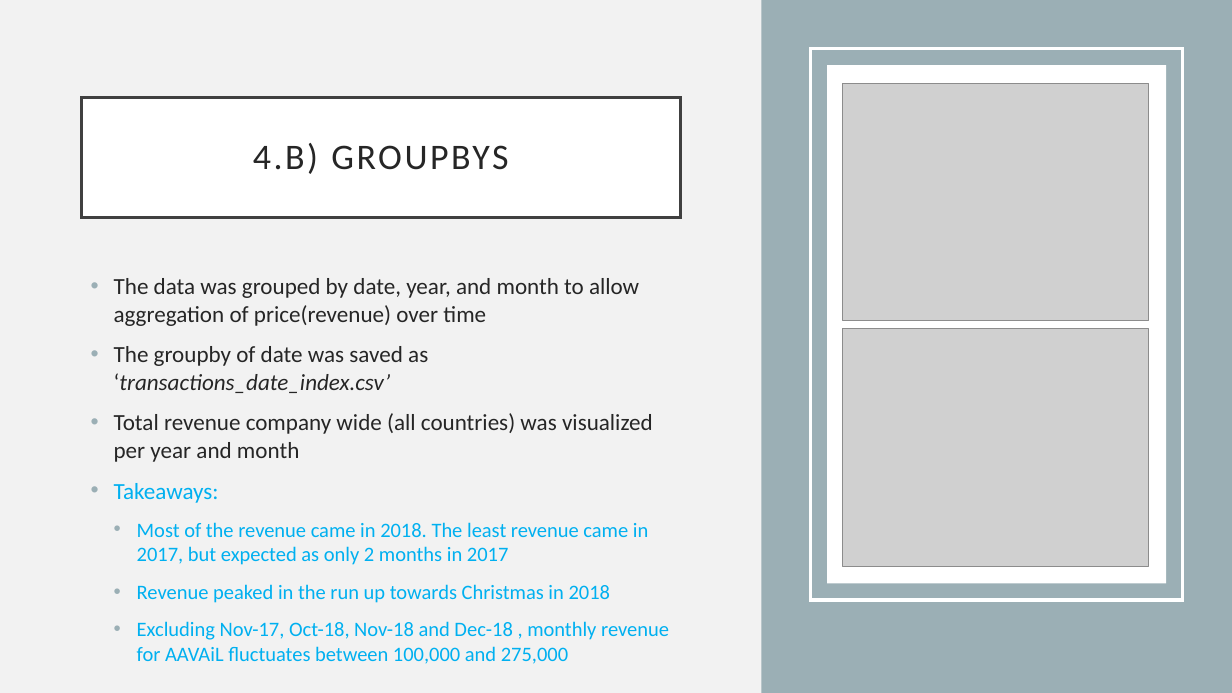
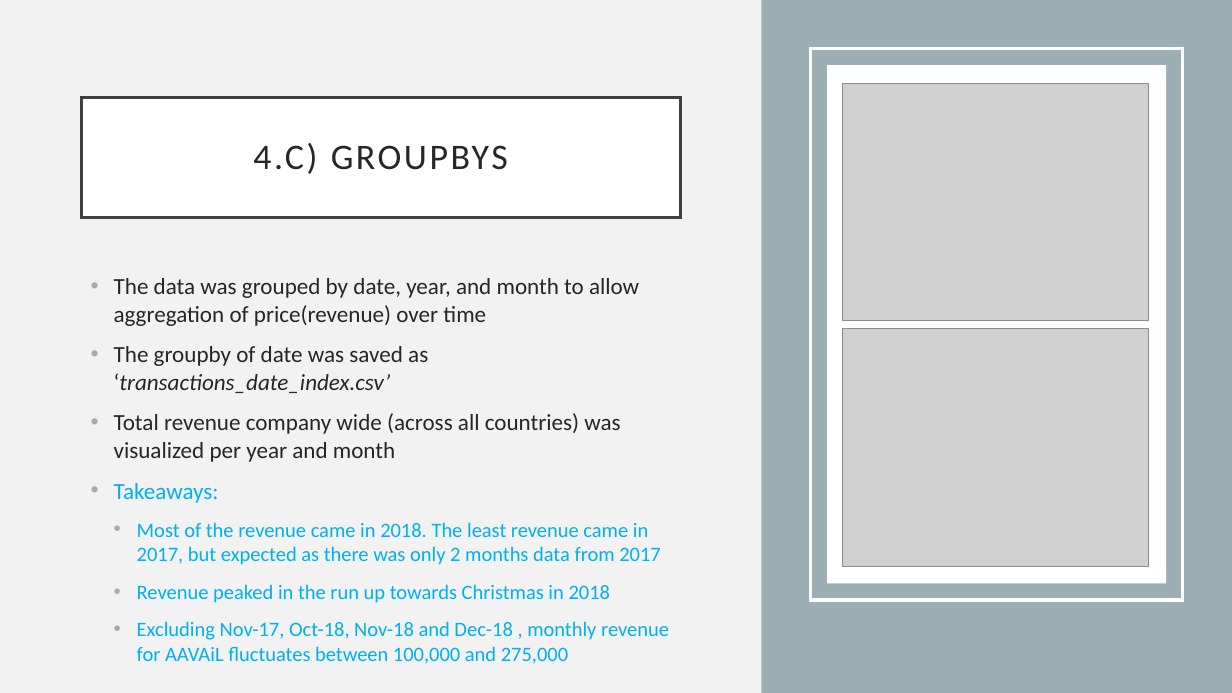
Before and after one commit to richardcure/capstone, a slide deck: slide 11 of Part 1 Data Investigation/AAVAiL Revenue Prediction - Data Investigation Summary.pptx (slide 10 before the commit). Drawn at 1232x693 pixels with LibreOffice and Linux fonts; fonts in the diff are those of the drawing; grey boxes stand for pictures. Boxes give left, top, right and bottom in pixels: in the first picture for what was removed or moved away, otherwise in the second. Text is boxed around its words. In the diff, an @@ line names an element or a change of style, - is before the commit and + after.

```diff
--- a/Part 1 Data Investigation/AAVAiL Revenue Prediction - Data Investigation Summary.pptx
+++ b/Part 1 Data Investigation/AAVAiL Revenue Prediction - Data Investigation Summary.pptx
@@ title at [253,143,508,174]: text changed @@
-4.B) GROUPBYS
+4.C) GROUPBYS
@@ text at [114,413,620,462]: text changed @@
-• Total revenue company wide (all countries) was visualized per year and month
+• Total revenue company wide (across all countries) was visualized per year and month
@@ text at [137,522,660,565]: text changed @@
-  • Most of the revenue came in 2018. The least revenue came in 2017, but expected as only 2 months in 2017
+  • Most of the revenue came in 2018. The least revenue came in 2017, but expected as there was only 2 months data from 2017
```
Also in this commit, not shown: 9 other slides changed, 6 slides added, 1 slide removed, 1 other file.
